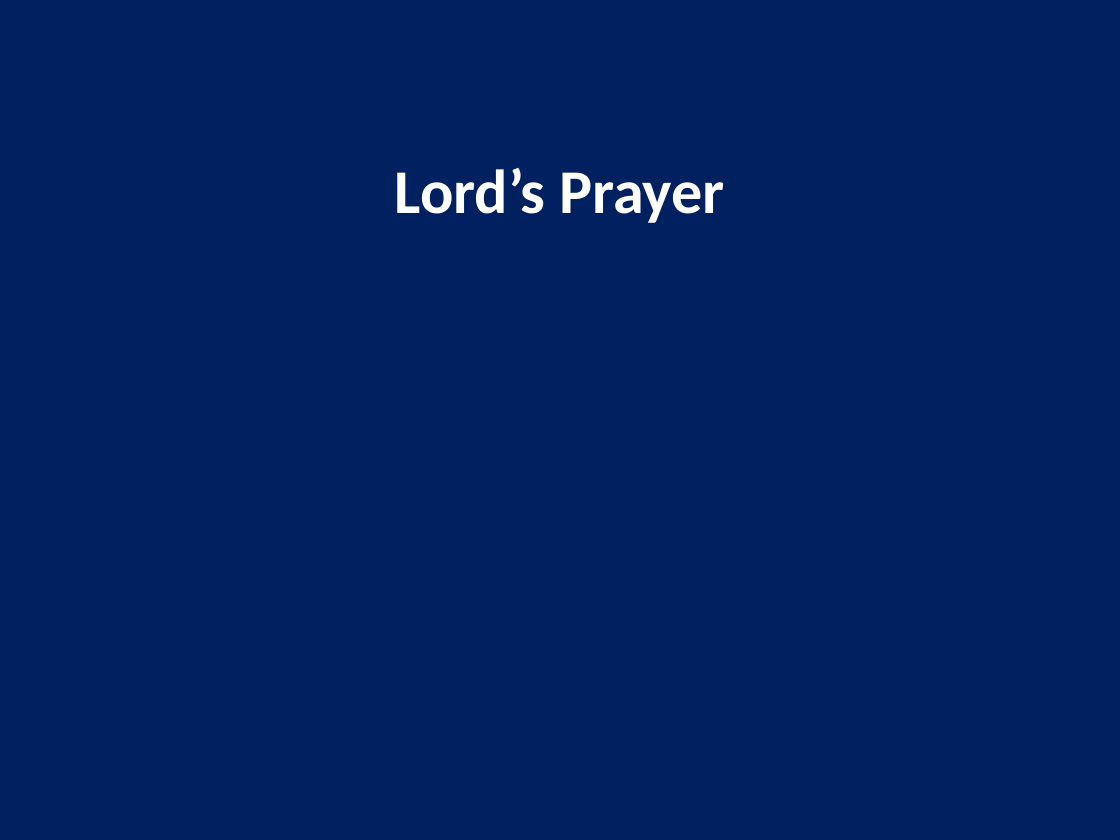
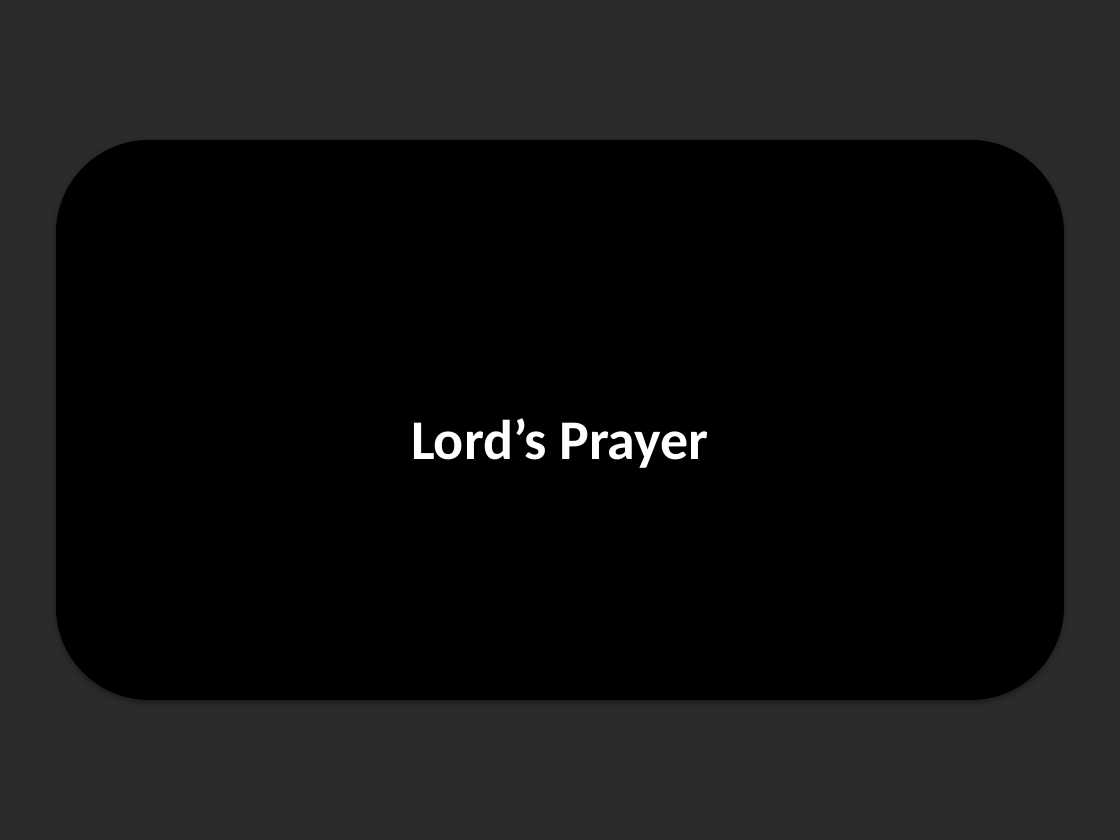
Before and after one commit to bw00786/church_slides, a slide deck: slide 11 of output/2025-10-12_Forgiveness_ServiceSlides.pptx. Drawn at 1120x840 pixels with LibreOffice and Linux fonts; fonts in the diff are those of the drawing; background and template pictures are left out; a plain dark background stands for a picture behind light text. Boxes give left, top, right and bottom in pixels: in the first picture for what was removed or moved away, otherwise in the second. Text is boxed around its words. In the diff, an @@ line names an element or a change of style, - is before the commit and + after.

```diff
--- a/output/2025-10-12_Forgiveness_ServiceSlides.pptx
+++ b/output/2025-10-12_Forgiveness_ServiceSlides.pptx
@@ background #002060 to picture (left out) @@
@@ rounded rectangle added at [56,140,1064,700], fill #000000 @@
@@ text "Lord’s Prayer": place and size @@
-text "Lord’s Prayer" at [395,168,725,223]
+text "Lord’s Prayer" at [411,418,709,468]
@@ text "Lord’s Prayer" at [411,418,709,468]: size 40 to 36 pt; vertical alignment top to middle @@
```
Also in this commit, not shown: 14 other slides changed, 9 other files.
